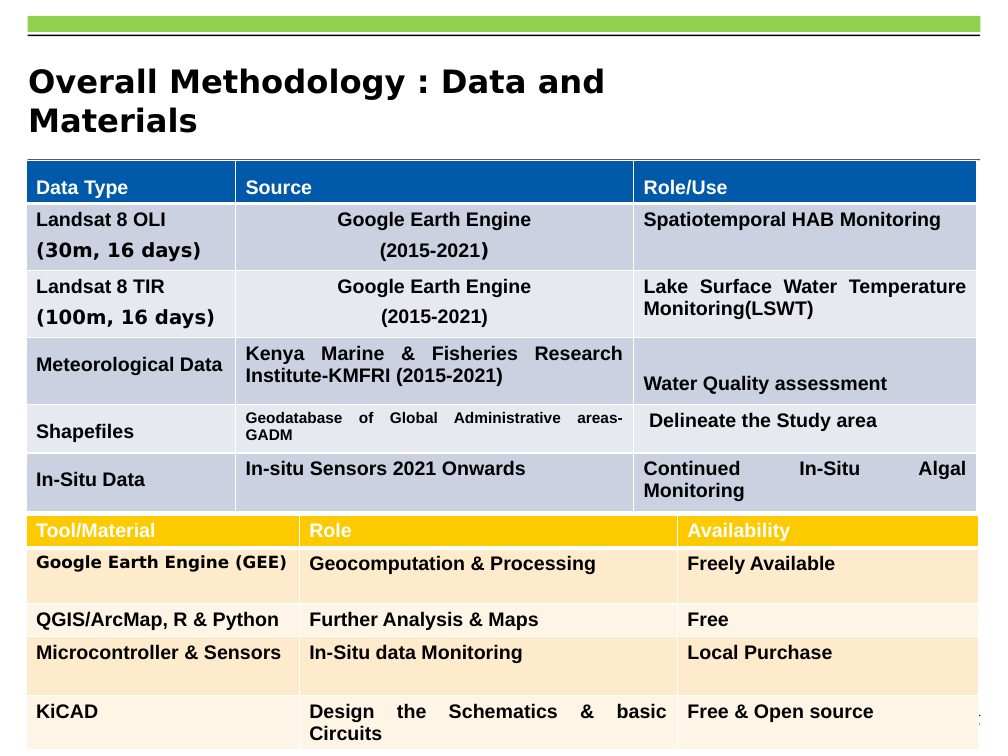
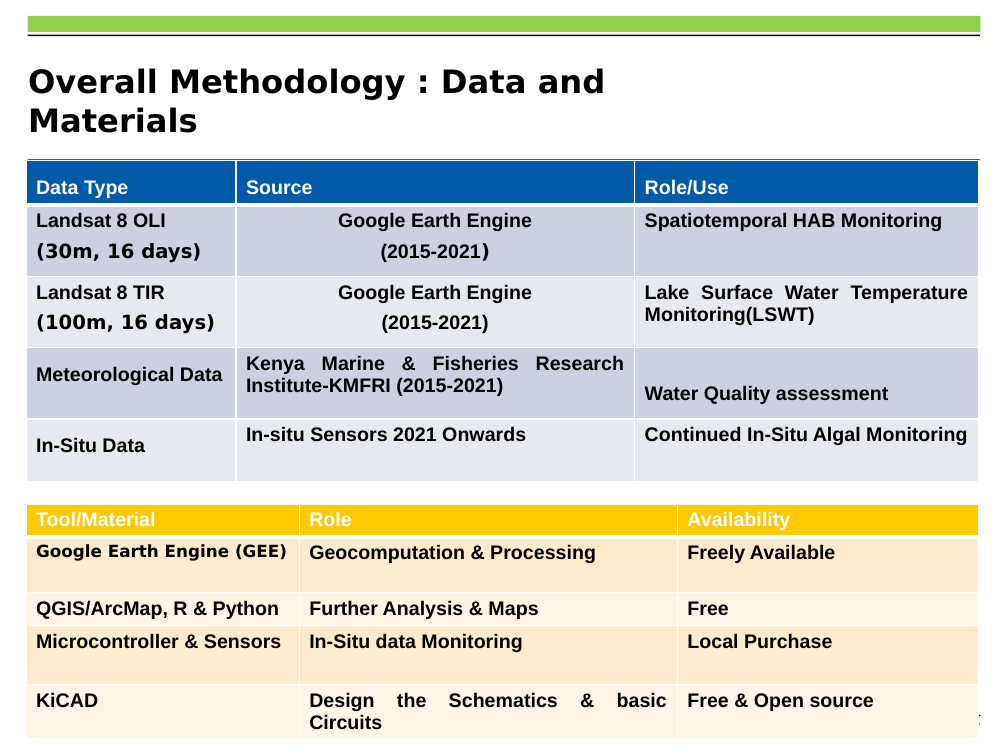
Before and after one commit to OkomoJacob/FinalYearProject, a slide deck: slide 7 of Dr. E Nduati, Superviser/Submissions/ENC222-0149_2017_OKOMO_JACOB_OKELLO_V3.pptx. Drawn at 1008x756 pixels with LibreOffice and Linux fonts; fonts in the diff are those of the drawing; background and template pictures are left out. Boxes give left, top, right and bottom in pixels: in the first picture for what was removed or moved away, otherwise in the second. Text is boxed around its words. In the diff, an @@ line names an element or a change of style, - is before the commit and + after.

```diff
--- a/Dr. E Nduati, Superviser/Submissions/ENC222-0149_2017_OKOMO_JACOB_OKELLO_V3.pptx
+++ b/Dr. E Nduati, Superviser/Submissions/ENC222-0149_2017_OKOMO_JACOB_OKELLO_V3.pptx
@@ table at (x1=26, y1=160, x2=979, y2=481) @@
-row 5: Shapefiles | Geodatabase of Global Administrative areas- GADM | Delineate the Study area
@@ table moved from (x1=26, y1=515, x2=979, y2=754) to (x1=26, y1=504, x2=979, y2=743) @@
```
Also in this commit, not shown: 8 other slides changed, 8 slides added, 3 slides removed, 1 other file.
